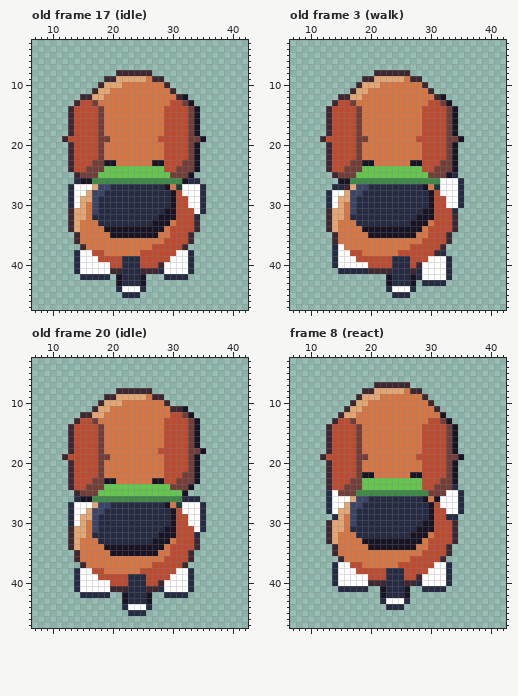
Two versions of one pixel-art file, art/dogs/dog-lady.aseprite. The first picture shows the starting point.
48x48 pixels, 24 frames. Shown: old frame 17 (idle): x 7..42, y 3..47; old frame 3 (walk): x 7..42, y 3..47; old frame 20 (idle): x 7..42, y 3..47; frame 8 (react): x 7..42, y 3..47. The commit also changed other frames, which this record leaves out.
The same view after the edit:
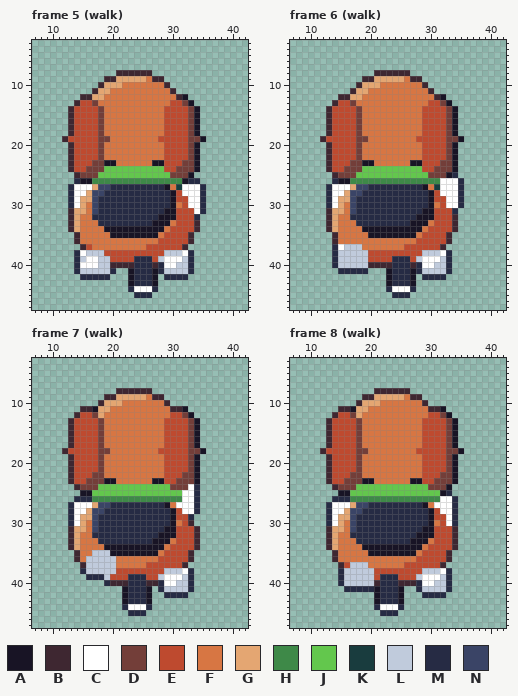
Palette (. is transparent): A #181425  B #3e2731  C #ffffff  D #733e39  E #be4a2f  F #d77643  G #e4a672  H #3e8948  J #63c74d  K #193c3e  L #c0cbdc  M #262b44  N #3a4466
A new or re-ordered frame is compared with the old frame closest to it.
Commit message: Clarify pack dog gait and reaction recovery
Edits made:
frames re-ordered
Changed rows in their new state; - is an unchanged pixel.
Frame 5 (walk) against old frame 17 (idle):
first column x 15:
30 ----------------F-
32 F-----------------
35 --------------E---
36 -------------E----
37 -E---------E------
38 -LLLEEEEEE----LLL-
39 L--LL--EE-MM-LC--L
40 ---LLBBBB-MMBM--LL
41 LLLLLM..A-MMA-LLLL
42 ------..A-MMA-----
43 ------..A-MMA-----
44 ------..M-CCM-----
45 -------..-MM------
Frame 6 (walk) against old frame 3 (walk):
first column x 13:
26 -M-------------------
27 MCCC-----------------
30 ------------------F--
32 --F------------------
35 ----------------E----
36 ---------------E-----
37 ---LLL-------E-------
38 --LLLLLEEEEE----LLLCM
39 --LLLLL--------LC--L-
40 --LLLLLBBBB---BM--LL-
41 -------...A---A-LLLL-
42 ---------------.MMMM.
43 ----------------....-
Frame 7 (walk) against old frame 20 (idle):
first column x 13:
11 --BBA-
12 -BEED-
13 BE--ED
first column x 12:
18 BE-----D----------------
19 .B-----F----------------
22 -----D------------------
23 ----D-------------------
24 -.BD--J--------------CM-
25 --.AAJ--------------CCM-
26 ---MM---------------CC--
27 -------------------C--M.
28 ----------------------M.
29 ---------------------M..
30 -------------------F-B..
31 ----------------------B.
32 ---F------------------B-
35 -----LLL---------E------
36 ----LLLLL-------E-------
37 ----LLLLL-----E---------
38 --.MLLLLLEEEE----LLL----
39 --..MMML--------LC--L---
40 --.....MBBB---BBM--LL---
41 --........A---A.-LLLL---
42 ---.....----------------
Frame 8 (walk):
first column x 13:
 7 --------......--------
 8 ------..BBBBBB..------
 9 -----.BB-GGGG-BB.-----
10 ----.B-GG-------B.----
11 --B-A-G----------B-A--
12 -BEEDG-----------EEDA-
13 BE--ED----------E--EDA
first column x 12:
18 BE-----D--------E-----DA
19 .B-----F--------F-----A.
22 -----D-FF------FF---D---
23 ----D--AAFFFFFFAA--D----
24 -.BD--J----------JD--A.-
25 -..AAJJJJJJJJJJJJJJJAM..
26 -.MMMHHHHHHHHHHHHHHH--M.
27 ----CG-N---------AFC--M.
28 ---C--N-------------C-M.
29 -MC-G----------------C--
30 -MC--------------M-F-CM-
31 -----N----------M-------
32 -----M---------M--A-----
33 ------MMMMMMMMM--AF-----
34 -BG----A--------A----EB-
35 --------AAAAAAAA--------
36 --BF-----------F----EB--
37 --.BELLL-----F-----EB.--
38 --.MLLLLL--EEE---LLL----
39 --.MLLLLL-M--E--L---L---
40 --.MLLLLL-M--B-----LL---
41 ---.----MAM--A.-MLLLLM--
42 ---------AM--A.--MMMM---
43 ---------A-MMA.---------
44 ---------MCCC-----------
45 ----------MMM-----------
Pixel boxes of the changes (left, top, right, bottom) in both pictures:
changed: (80, 202, 188, 298)
changed: (326, 178, 452, 286)
changed: (68, 406, 104, 424)
changed: (62, 448, 206, 598)
changed: (326, 382, 458, 424)
changed: (320, 448, 464, 616)
